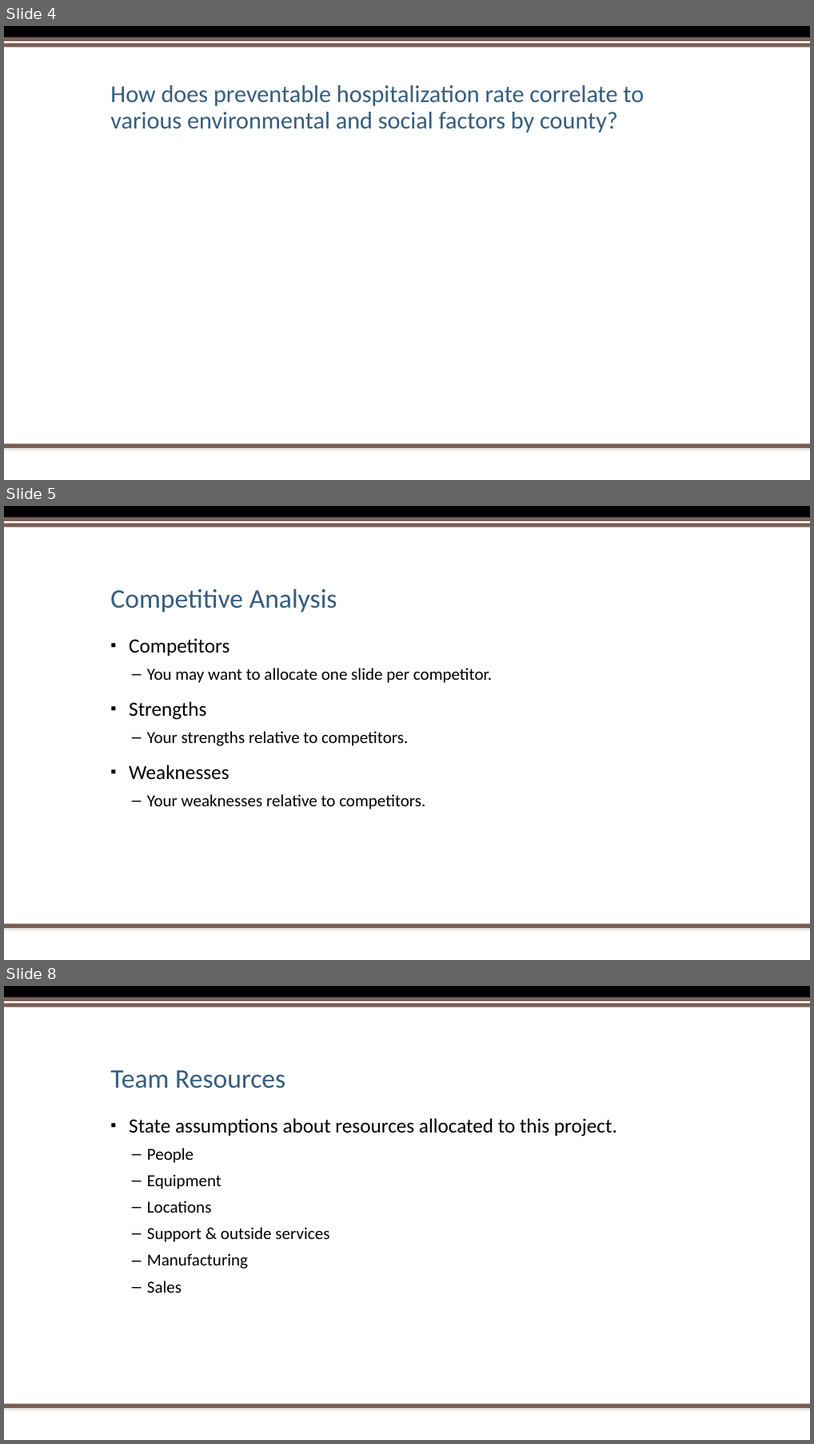
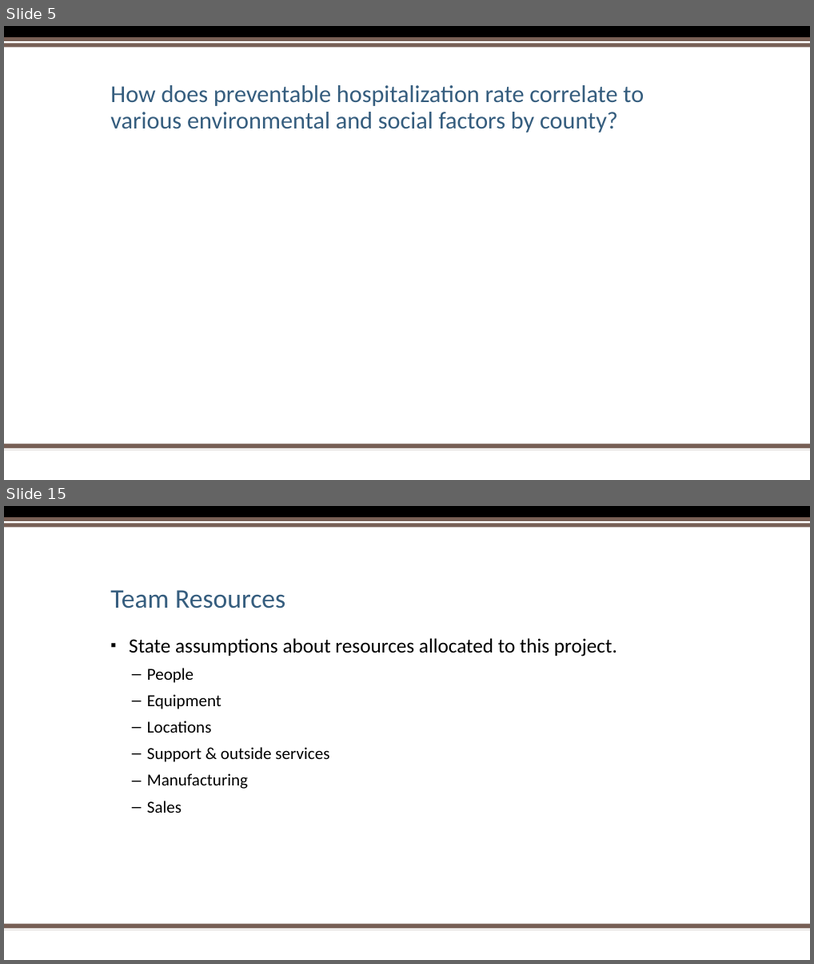
Before and after one commit to hbielser/FourLoopers.CityProject1, a slide deck: Project One PowerPoint Presentation 2.pptx. Shown one above the other, each under a label of ours: slides 4, 5 and 8 before the commit, slides 5 and 15 after it; the slides between them are not shown. The pictures are 814x1444 and 814x964 pixels, drawn with LibreOffice and Linux fonts; fonts in the diff are those of the drawing; background and template pictures are left out. Boxes give left, top, right and bottom in pixels: in the first picture for what was removed or moved away, otherwise in the second. Text is boxed around its words. In the diff, an @@ line names an element or a change of style, - is before the commit and + after.

```diff
--- a/Project One PowerPoint Presentation 2.pptx
+++ b/Project One PowerPoint Presentation 2.pptx
@@ slide 5 removed at [4,506,810,960], background #FFFFFF; not listed: 5 template elements that a slide beside it also shows @@
@@ title removed at [110,588,338,612] @@
-Competitive Analysis
@@ text removed at [129,638,492,809] @@
-▪ Competitors
-  – You may want to allocate one slide per competitor.
-▪ Strengths
-  – Your strengths relative to competitors.
-▪ Weaknesses
-  – Your weaknesses relative to competitors.
@@ what was slide 4 is now slide 5 @@
@@ what was slide 8 is now slide 15 @@
```
Also in this commit, not shown: 2 slides changed, 9 slides added, 2 other slides removed, 17 other files.
